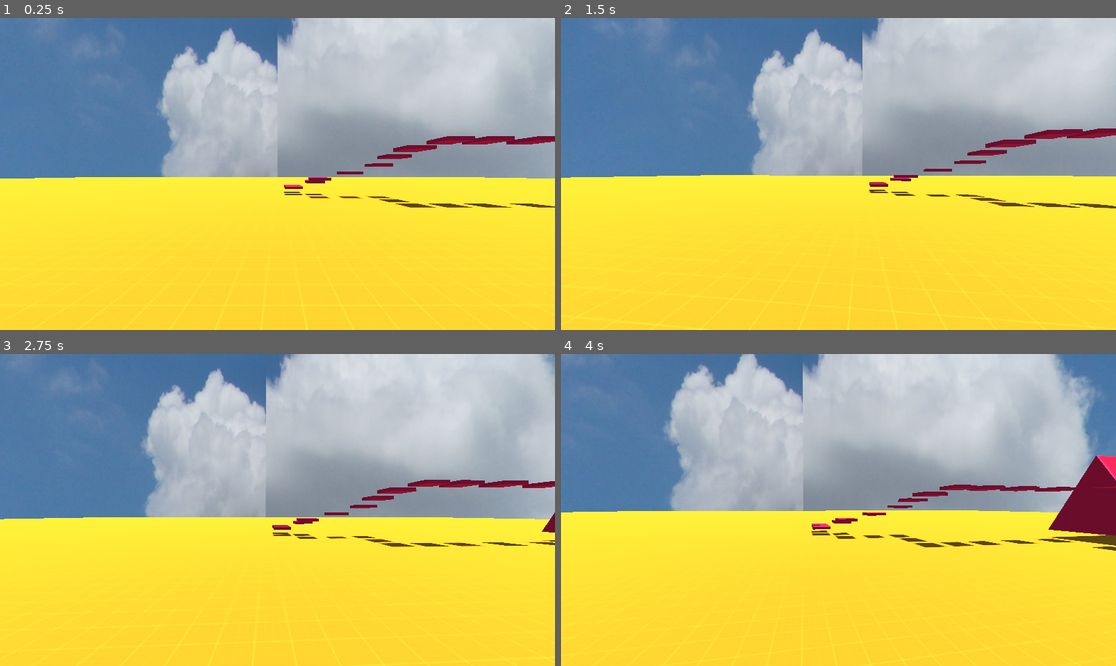
Above: before the commit, frames 1-4 (two rows, left to right).
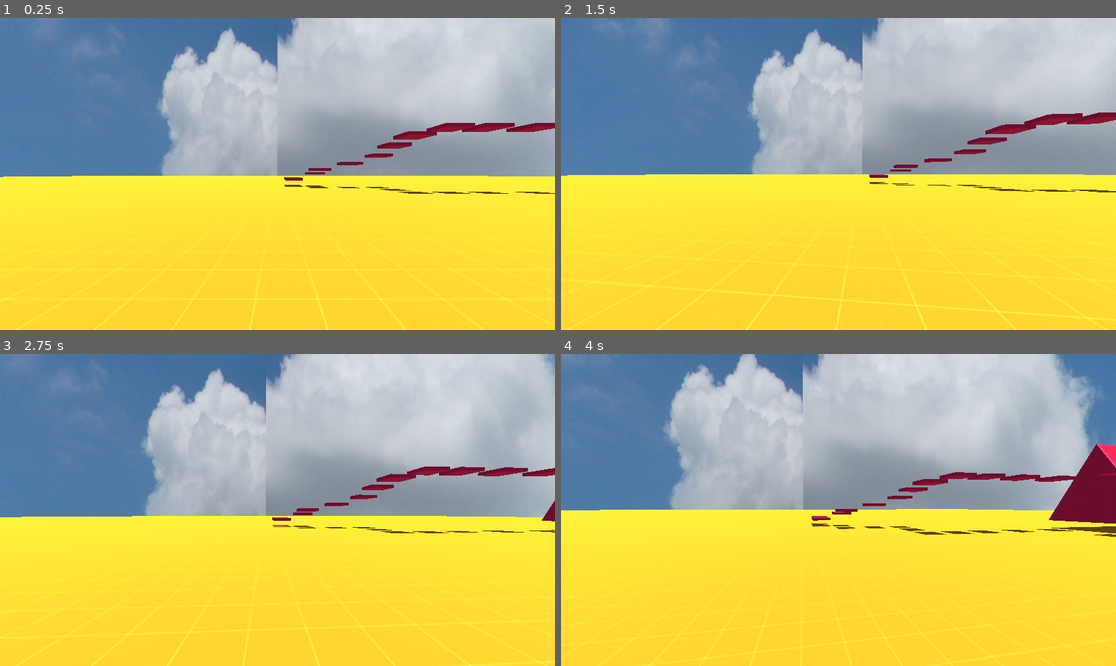
Above: after the commit, the same moments.

Repository: modcommunity/dot-fps-controller
Game: Godot game, scene res://scenes/testing/sandbox1.tscn
Two runs of this game, one before a commit and one after it. Both use one fixed random seed, a clock stepped at 60 frames per second and the inputs below.
Inputs (mouse positions are in pixels of both pictures, inside the frame that each line leads up to):
- Up to frame 1 (0.25 s): no input
- Up to frame 2 (1.5 s): tap Enter at 0.5 s; move the mouse to (866, 174) at 0.52 s; tap S (player_b) at 0.6 s; tap Space (player_jump) at 0.77 s; move the mouse to (810, 174) at 1.27 s; tap Ctrl (player_crouch) at 1.35 s
- Up to frame 3 (2.75 s): tap Space (player_jump) at 1.52 s; move the mouse to (288, 503) at 2.02 s; tap W (player_f) at 2.1 s
- Up to frame 4 (4 s): tap Space (player_jump) at 2.75, 3.02, 3.77 s; move the mouse to (832, 516) at 2.77 s; tap A (player_l) at 2.85 s; move the mouse to (877, 513) at 3.52 s; tap D (player_r) at 3.6 s

The runs differ from the first frame. In frame 1, 3.1% of the frame differs, in the area x 0-100%, y 33-100%; in frame 2, 3.1%; in frame 3, 3.2%; in frame 4, 3.8%, in the area x 0-100%, y 28-100%.

Commit message:
Retrieve head Y-axis position when spawned in instead of hardcoding the value.

Diff:
--- a/scripts/player.gd
+++ b/scripts/player.gd
@@ -38,10 +38,15 @@
 
 var vel_planar = Vector2.ZERO
 
+var head_pos_offset
+
 @onready var head = $Head
 
 func _ready():
+	# Capture the user's mouse.
 	Input.mouse_mode = Input.MOUSE_MODE_CAPTURED
+
+	head_pos_offset = head.position.y
 
 func _check_floor() -> bool:
 	var origin = global_position + FLOOR_RAY_POS
@@ -62,9 +67,9 @@
 
 func _physics_process(delta):
 	if is_crouching:
-		head.position.y = lerp(head.position.y, 0.72 + CROUCH_DEPTH, delta * LERP_SPEED)
+		head.position.y = lerp(head.position.y, head_pos_offset + CROUCH_DEPTH, delta * LERP_SPEED)
 	else:
-		head.position.y = lerp(head.position.y, 0.72, delta * LERP_SPEED)
+		head.position.y = lerp(head.position.y, head_pos_offset, delta * LERP_SPEED)
 
 	vel_planar = Vector2(velocity.x, velocity.z)
 
